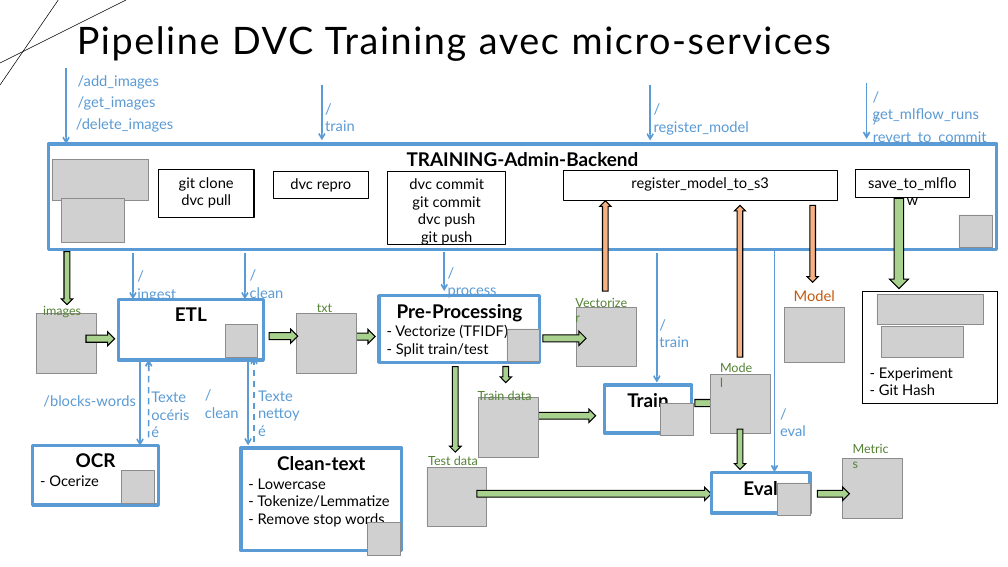
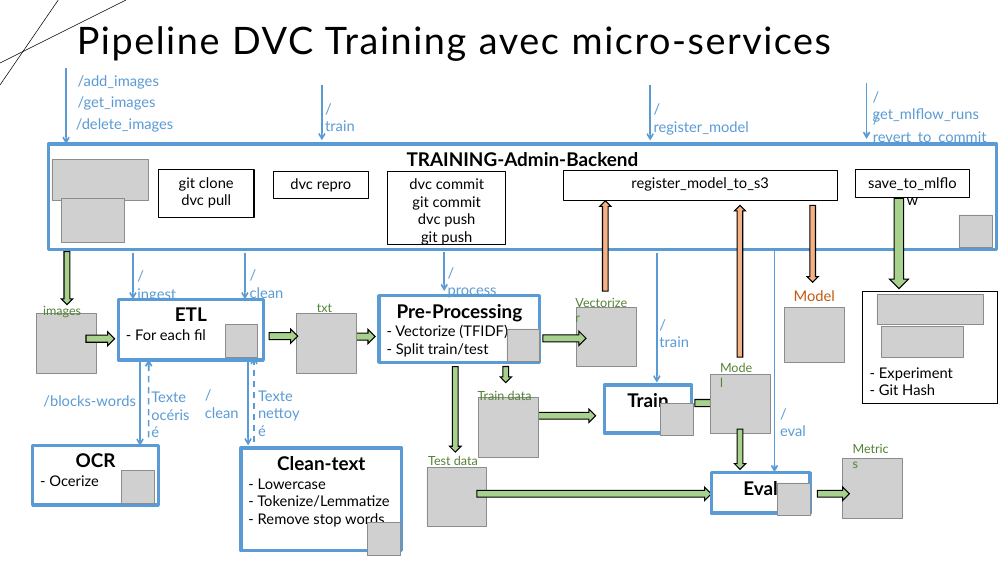
Before and after one commit to karned-formation/SEP24-MLOPS-SAKE, a slide deck: slide 2 of report/Projet_classification_MLOps_Partie2_Sarah.pptx (slide 1 before the commit). Drawn at 1008x567 pixels with LibreOffice and Linux fonts; fonts in the diff are those of the drawing; grey boxes stand for pictures. Boxes give left, top, right and bottom in pixels: in the first picture for what was removed or moved away, otherwise in the second. Text is boxed around its words. In the diff, an @@ line names an element or a change of style, - is before the commit and + after.

Commit message:
maj suite à meeting avec Seb

```diff
--- a/report/Projet_classification_MLOps_Partie2_Sarah.pptx
+++ b/report/Projet_classification_MLOps_Partie2_Sarah.pptx
@@ text in rectangle at (x1=135, y1=329, x2=206, y2=340): paragraph added @@
+- For each fil
```
Also in this commit, not shown: 1 slide added, 4 other files.
